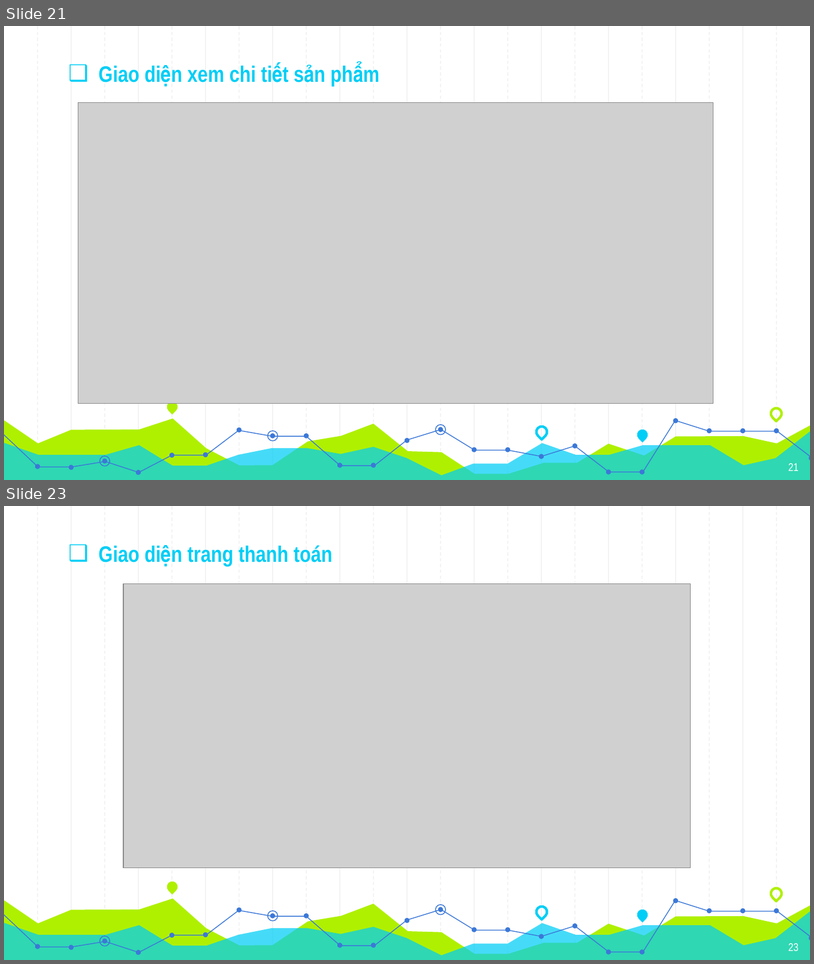
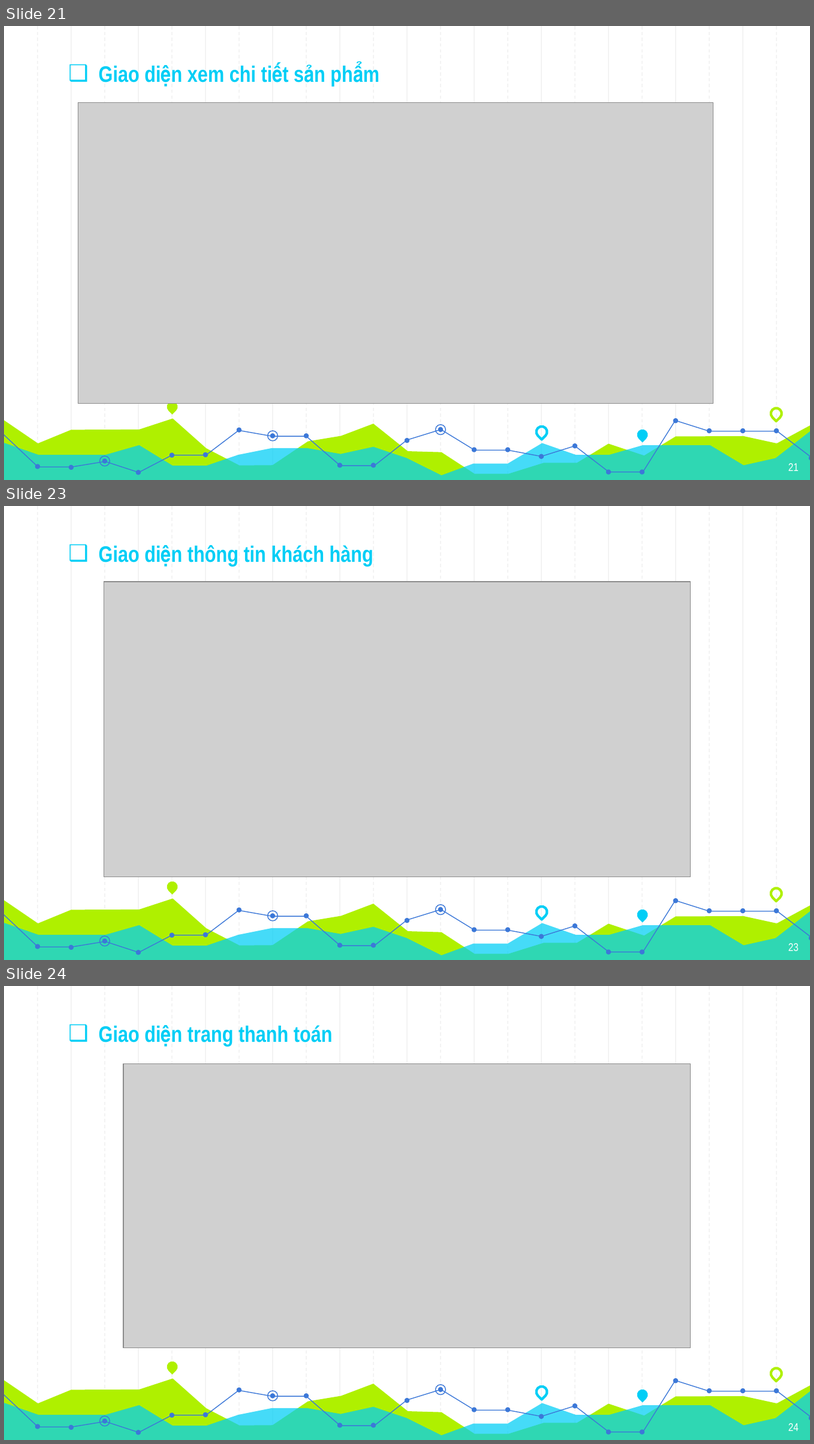
Before and after one commit to haduc25/TTCS-2022, a slide deck: website/tai lieu word, pp/Bao cao TTCS HA MINH DUC CNTTK18E.pptx. Shown one above the other, each under a label of ours: slides 21 and 23 before the commit, slides 21, 23 and 24 after it; the slides between them are not shown. The pictures are 814x964 and 814x1444 pixels, drawn with LibreOffice and Linux fonts; fonts in the diff are those of the drawing; grey boxes stand for pictures. Boxes give left, top, right and bottom in pixels: in the first picture for what was removed or moved away, otherwise in the second. Text is boxed around its words. In the diff, an @@ line names an element or a change of style, - is before the commit and + after.

```diff
--- a/website/tai lieu word, pp/Bao cao TTCS HA MINH DUC CNTTK18E.pptx
+++ b/website/tai lieu word, pp/Bao cao TTCS HA MINH DUC CNTTK18E.pptx
@@ slide 23 added at [4, 506, 810, 960], background #FFFFFF; not listed: 59 template elements that a slide beside it also shows @@
@@ title added at [99, 545, 374, 566], 20 pt, text #00CEF6, bold @@
+❑ Giao diện thông tin khách hàng
@@ picture added at [104, 582, 691, 877] @@
@@ page number added at [789, 943, 799, 951], 10 pt, text #FFFFFF @@
+23
@@ what was slide 23 is now slide 24 @@
@@ page number at [789, 1423, 799, 1431]: text changed @@
-23
+24
```
Also in this commit, not shown: 1 slide changed.
